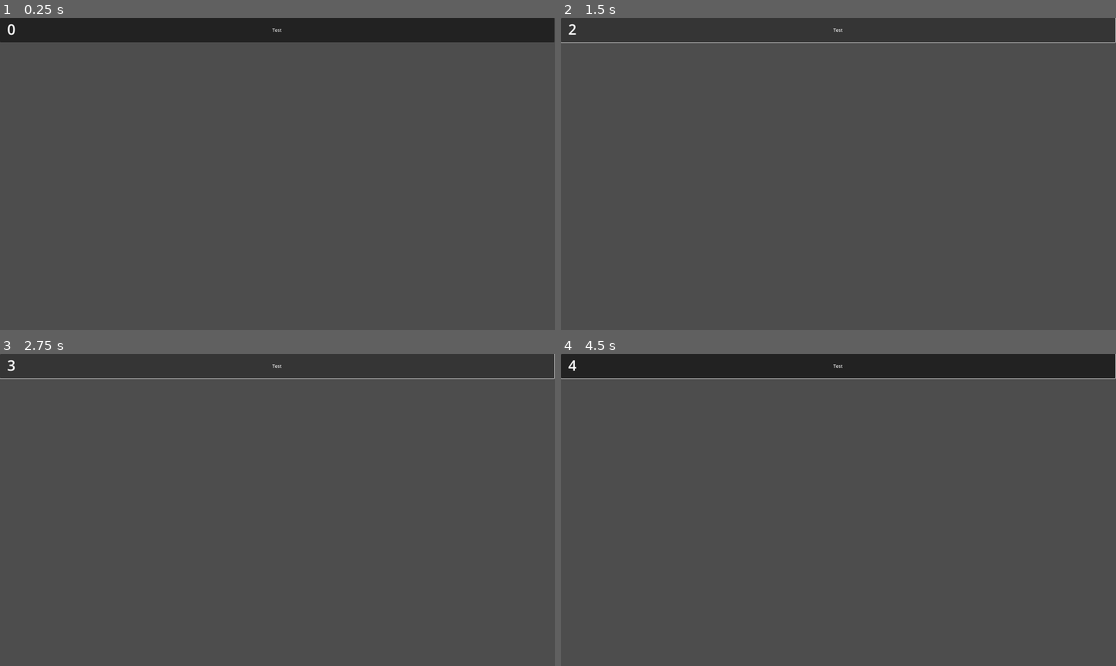
Above: before the commit, frames 1-4 (two rows, left to right).
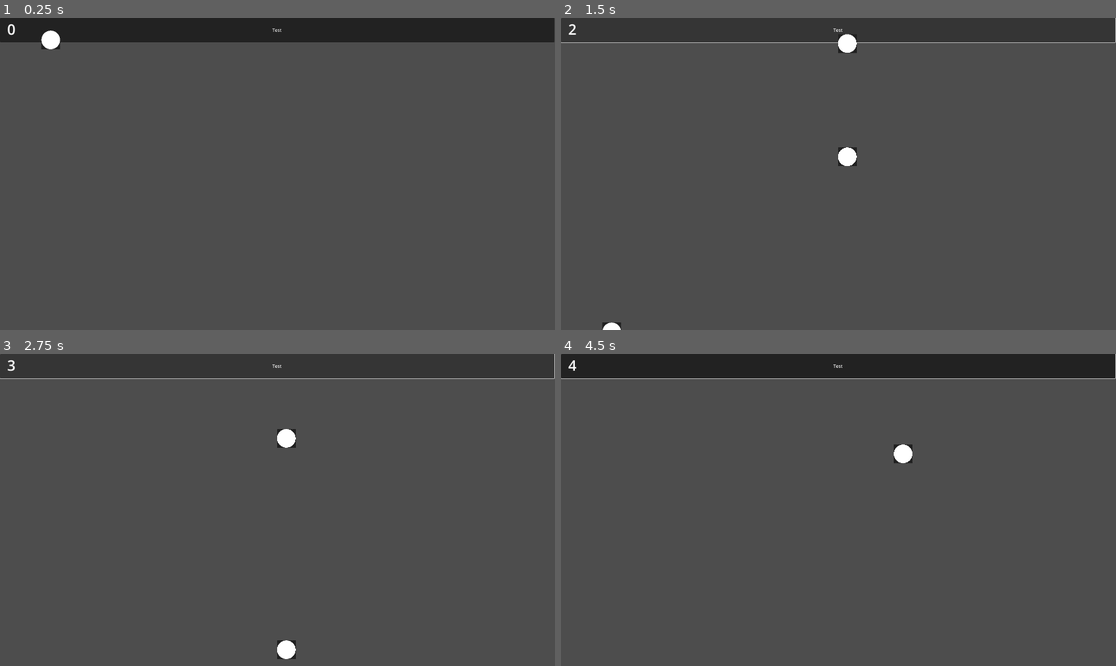
Above: after the commit, the same moments.

Repository: codewith-luke/drop_zone
Game: Godot game, scene res://main.tscn
Two runs of this game, one before a commit and one after it. Both use one fixed random seed, a clock stepped at 60 frames per second and the inputs below.
Inputs (mouse positions are in pixels of both pictures, inside the frame that each line leads up to):
- Up to frame 1 (0.25 s): no input
- Up to frame 2 (1.5 s): click "Test" at 0.5 s; click "Test" at 1.25 s
- Up to frame 3 (2.75 s): click "Test" at 2 s
- Up to frame 4 (4.5 s): move the mouse to (960, 494) at 2.77 s; move the mouse to (727, 525) at 3.52 s; tap Enter at 4.25 s; move the mouse to (894, 441) at 4.27 s

The runs differ from the first frame. In frame 1, 0.2% of the frame differs, in the area x 7-11%, y 4-11%; in frame 2, 0.5%, in the area x 7-54%, y 5-100%; in frame 3, 0.4%; in frame 4, 0.2%.

Commit message:
feat: implemented spawning of player nodes

Diff:
--- a/game_engine/game_area/game_area.gd
+++ b/game_engine/game_area/game_area.gd
@@ -2,8 +2,17 @@
 
 signal on_add_player
 
+@export var player_ball: PackedScene
+
+@onready var HEATMAP_NODE = $"../HeatmapInteractionHandler"
+@onready var HUD_NODE = $"../HUD"
+
+var players = 0
+var player_lobby = {}
+
 # Called when the node enters the scene tree for the first time.
 func _ready():
+	HEATMAP_NODE.on_player_heatmap_click.connect(_on_player_add)
 	print("loaded game area")
 
 # Called every frame. 'delta' is the elapsed time since the previous frame.
@@ -11,4 +20,15 @@
 	pass
 
 func _on_add_player_pressed():
+	var mouse_position = get_viewport().get_mouse_position()
+	_on_player_add(mouse_position)
+
+func _on_player_add(position):
+	print("button clicked")
+	var playerBall = player_ball.instantiate()
+	playerBall.position = position
+	print(position)
+	add_child(playerBall)
 	on_add_player.emit()
+	players += 1
+	HUD_NODE.update_player_count(players);
--- a/game_engine/game_area/game_area.tscn
+++ b/game_engine/game_area/game_area.tscn
@@ -1,6 +1,7 @@
-[gd_scene load_steps=2 format=3 uid="uid://dj21hrfcwebmf"]
+[gd_scene load_steps=3 format=3 uid="uid://dj21hrfcwebmf"]
 
 [ext_resource type="Script" path="res://game_area/game_area.gd" id="1_k4srd"]
+[ext_resource type="PackedScene" uid="uid://b5rchwf4q8bgn" path="res://player_ball/player_ball.tscn" id="2_hy1kr"]
 
 [node name="GameArea" type="Control"]
 layout_mode = 3
@@ -28,4 +29,7 @@
 text = "Test"
 metadata/_edit_group_ = true
 
+[node name="PlayerBallRoot" parent="." instance=ExtResource("2_hy1kr")]
+position = Vector2(144, 16)
+
 [connection signal="pressed" from="PanelContainer/Control/AddPlayerButton" to="." method="_on_add_player_pressed"]
--- a/game_engine/heatmap_interaction_handler.gd
+++ b/game_engine/heatmap_interaction_handler.gd
@@ -1,11 +1,10 @@
 extends Node
 
+signal on_player_heatmap_click
+
 @onready var GAME_AREA_NODE = $"../GameArea"
-@onready var HUD_NODE = $"../HUD"
 @onready var SOCKET_CLIENT_NODE = $"../SocketClient"
 
-var players = 0
-var player_lobby = {}
 var player_add_control
 var game_width
 var game_height
@@ -23,7 +22,6 @@
 func _create():
 	_set_game_dimensions()
 	_set_button_dimensions()
-	GAME_AREA_NODE.on_add_player.connect(_on_player_add)
 	SOCKET_CLIENT_NODE.on_socket_interaction.connect(_on_socket_interaction)
 
 func _set_game_dimensions():
@@ -41,14 +39,11 @@
 		button_width = player_add_control_dimensions[0]
 		button_height = player_add_control_dimensions[1]
 
-func _on_player_add():
-	players += 1
-	HUD_NODE.update_player_count(players);
-
 func _on_socket_interaction(data):
-	player_lobby[data.id] = data.id;
-	_validate_click_location(data)
-	player_add_control.get_node("AddPlayerButton").emit_signal("pressed")
+	#player_lobby[data.id] = data.id;
+	var results = _validate_click_location(data)
+	var vec = Vector2(results.x, results.y)
+	on_player_heatmap_click.emit(vec)
 
 func _validate_click_location(data):
 	_set_button_dimensions()
@@ -58,11 +53,14 @@
 		"x": player_x,
 		"y": player_y
 	}
-
-	print(button_width, button_height)
-	print(player_x <= button_width)
-	print(player_y <= button_height)
-	print(player_x >= 0)
-	print(player_y >= 0)
+	print("======")
+	print(game_width)
+	print(data.x)
+	print(player_x)
+	#print(button_width, button_height)
+	#print(player_x <= button_width)
+	#print(player_y <= button_height)
+	#print(player_x >= 0)
+	#print(player_y >= 0)
 
 	return results
--- a/game_engine/main.tscn
+++ b/game_engine/main.tscn
@@ -1,8 +1,9 @@
-[gd_scene load_steps=6 format=3 uid="uid://uhd2vgn3v1in"]
+[gd_scene load_steps=7 format=3 uid="uid://uhd2vgn3v1in"]
 
 [ext_resource type="Script" path="res://main.gd" id="1_vedtq"]
 [ext_resource type="PackedScene" uid="uid://dj1l2m83sha4n" path="res://HUD/HUD.tscn" id="1_vu2lm"]
 [ext_resource type="PackedScene" uid="uid://dj21hrfcwebmf" path="res://game_area/game_area.tscn" id="2_4q0me"]
+[ext_resource type="PackedScene" uid="uid://b5rchwf4q8bgn" path="res://player_ball/player_ball.tscn" id="2_16d5y"]
 [ext_resource type="PackedScene" uid="uid://bmhetn6pol8lm" path="res://socket/socket_client.tscn" id="4_ki82n"]
 [ext_resource type="Script" path="res://heatmap_interaction_handler.gd" id="5_vxqva"]
 
@@ -10,6 +11,7 @@
 script = ExtResource("1_vedtq")
 
 [node name="GameArea" parent="." instance=ExtResource("2_4q0me")]
+player_ball = ExtResource("2_16d5y")
 
 [node name="HUD" parent="." instance=ExtResource("1_vu2lm")]
 
--- /dev/null
+++ b/game_engine/player_ball/player_ball.gd
@@ -0,0 +1,11 @@
+extends Node
+
+
+# Called when the node enters the scene tree for the first time.
+func _ready():
+	pass # Replace with function body.
+
+
+# Called every frame. 'delta' is the elapsed time since the previous frame.
+func _process(delta):
+	pass
--- /dev/null
+++ b/game_engine/player_ball/player_ball.tscn
@@ -0,0 +1,31 @@
+[gd_scene load_steps=4 format=3 uid="uid://b5rchwf4q8bgn"]
+
+[ext_resource type="Texture2D" uid="uid://c1wft7hu5ol46" path="res://textures/ball.png" id="1_p46vb"]
+
+[sub_resource type="SpriteFrames" id="SpriteFrames_gwers"]
+animations = [{
+"frames": [{
+"duration": 1.0,
+"texture": ExtResource("1_p46vb")
+}],
+"loop": true,
+"name": &"default",
+"speed": 5.0
+}]
+
+[sub_resource type="CapsuleShape2D" id="CapsuleShape2D_p43rq"]
+radius = 32.0
+height = 64.0
+
+[node name="PlayerBallRoot" type="Area2D"]
+
+[node name="RigidBody2D" type="RigidBody2D" parent="."]
+
+[node name="AnimatedSprite2D" type="AnimatedSprite2D" parent="RigidBody2D"]
+position = Vector2(31.5, 31.5)
+scale = Vector2(0.101562, 0.101562)
+sprite_frames = SubResource("SpriteFrames_gwers")
+
+[node name="CollisionShape2D" type="CollisionShape2D" parent="."]
+position = Vector2(31.5, 31.5)
+shape = SubResource("CapsuleShape2D_p43rq")
Binary file added: game_engine/textures/ball.png
Not shown, added: game_engine/textures/ball.png.import
